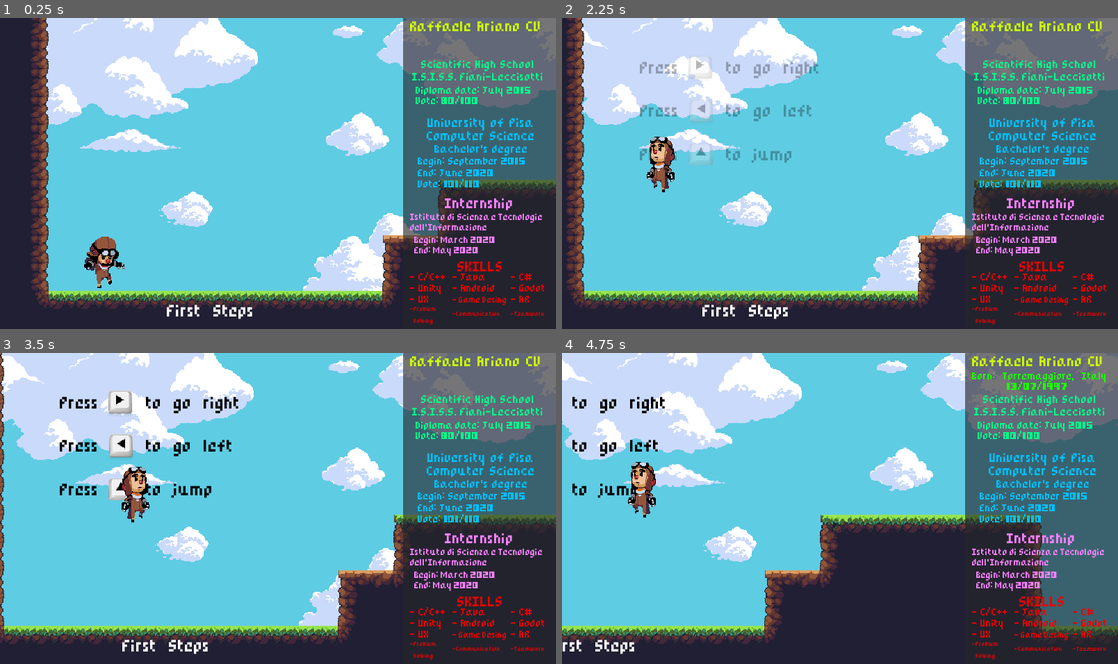
Above: before the commit, frames 1-4 (two rows, left to right).
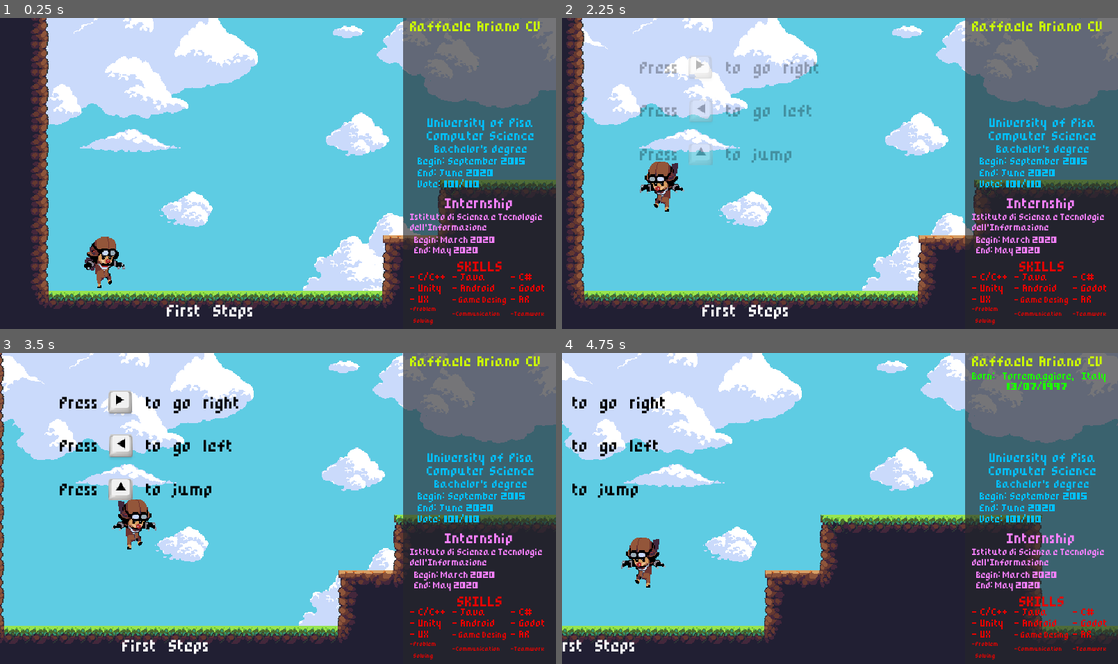
Above: after the commit, the same moments.

Repository: batraffo/cv_godot
Game: Godot game, scene res://World.tscn
Same seed, same stepped clock (60 frames per second), same inputs: the game is played once before the commit and once after it. Sound files missing from this copy of the repository are replaced by a short silence.
Inputs:
- Up to frame 1 (0.25 s): no input
- Up to frame 2 (2.25 s): tap Enter at 0.5, 2 s; hold Right (ui_right) 0.53-2.03 s; tap Up (ui_up) at 0.6, 0.77, 1.07, 1.52, 1.55, 1.82, 2.1 s; tap Space (hadoken) at 1.35 s; hold Left (ui_left) from 2.03 s (still down)
- Up to frame 3 (3.5 s): tap Enter at 2.75 s; release Left (ui_left) at 2.78 s; hold Right (ui_right) from 2.78 s (still down); tap Space (hadoken) at 2.85 s; tap Up (ui_up) at 3.02, 3.05, 3.32 s
- Up to frame 4 (4.75 s): tap Enter at 3.5, 4.25 s; tap Up (ui_up) at 3.6, 3.77, 4.07, 4.52, 4.55 s; release Right (ui_right) at 4.28 s; hold Left (ui_left) from 4.28 s (still down); tap Space (hadoken) at 4.35 s

The runs differ from the first frame. In frame 1, 0.9% of the frame differs, in the area x 74-98%, y 13-28%; in frame 2, 1.8%; in frame 3, 1.8%; in frame 4, 2.1%, in the area x 10-98%, y 13-76%.

Commit message:
I have to pick up the Physics Book to be able to do double jumps

Diff:
--- a/World.gd
+++ b/World.gd
@@ -1,10 +1,12 @@
 extends Node2D
 
 onready var computer = get_node("Computer")
+onready var school = get_node("HighSchool")
 
 # Called when the node enters the scene tree for the first time.
 func _ready():
 	computer.connect("body_entered", self, "_spawn_headband")
+	school.connect("body_entered", self, "_spawn_book")
 
 
 func _spawn_headband(body):
@@ -13,10 +15,20 @@
 		$Headband.show()
 		computer.disconnect("body_entered", self, "_spawn_headband")
 
-
+func _spawn_book(body):
+	if body.is_in_group("player"):
+		$Book.show()
+		school.disconnect("body_entered", self, "_spawn_book")
 
 func _on_Headband_body_entered(body):
 	if body.is_in_group("player"):
 		$Headband.hide()
 		$Headband/AudioStreamPlayer2D.play()
 		$AnimationPlayer.play("TutorialFade2")
+
+
+func _on_Book_body_entered(body):
+	if body.is_in_group("player"):
+		$Book.hide()
+		$Book/AudioStreamPlayer2D.play()
+		$AnimationPlayer.play("TutorialFade3")
--- a/World.tscn
+++ b/World.tscn
@@ -11,6 +11,8 @@
 [ext_resource path="res://assets/Sprites/keys/Space.png" type="Texture" id=9]
 [ext_resource path="res://assets/Sprites/keys/Keyboard keys (transparent).png" type="Texture" id=10]
 [ext_resource path="res://tile/JungleTileSet.tres" type="TileSet" id=11]
+[ext_resource path="res://objects/HighSchool.tscn" type="PackedScene" id=12]
+[ext_resource path="res://objects/Book.tscn" type="PackedScene" id=13]
 
 [sub_resource type="DynamicFont" id=1]
 font_data = ExtResource( 5 )
@@ -62,8 +64,41 @@
 "values": [ Color( 1, 1, 1, 0 ), Color( 1, 1, 1, 1 ) ]
 }
 
+[sub_resource type="Animation" id=5]
+resource_name = "TutorialFade3"
+length = 1.5
+tracks/0/type = "value"
+tracks/0/path = NodePath("JustTutorialThings/Label4:modulate")
+tracks/0/interp = 1
+tracks/0/loop_wrap = true
+tracks/0/imported = false
+tracks/0/enabled = true
+tracks/0/keys = {
+"times": PoolRealArray( 0, 1.5 ),
+"transitions": PoolRealArray( 1, 1 ),
+"update": 0,
+"values": [ Color( 1, 1, 1, 0 ), Color( 1, 1, 1, 1 ) ]
+}
+tracks/1/type = "value"
+tracks/1/path = NodePath("JustTutorialThings/Up2:modulate")
+tracks/1/interp = 1
+tracks/1/loop_wrap = true
+tracks/1/imported = false
+tracks/1/enabled = true
+tracks/1/keys = {
+"times": PoolRealArray( 0, 1.5 ),
+"transitions": PoolRealArray( 1, 1 ),
+"update": 0,
+"values": [ Color( 1, 1, 1, 0 ), Color( 1, 1, 1, 1 ) ]
+}
+
 [node name="World" type="Node2D"]
 script = ExtResource( 7 )
+
+[node name="Book" parent="." instance=ExtResource( 13 )]
+visible = false
+position = Vector2( 3166, 29 )
+scale = Vector2( 0.5, 0.5 )
 
 [node name="Headband" parent="." instance=ExtResource( 8 )]
 visible = false
@@ -73,6 +108,9 @@
 [node name="Computer" parent="." instance=ExtResource( 6 )]
 position = Vector2( 1500, 35 )
 scale = Vector2( 1.5, 1.5 )
+
+[node name="HighSchool" parent="." instance=ExtResource( 12 )]
+position = Vector2( 2971, -16 )
 
 [node name="JustTutorialThings" type="Node2D" parent="."]
 modulate = Color( 1, 1, 1, 0 )
@@ -102,8 +140,8 @@
 }
 
 [node name="Up2" type="Sprite" parent="JustTutorialThings"]
-visible = false
-position = Vector2( 1440, -204 )
+modulate = Color( 1, 1, 1, 0 )
+position = Vector2( 3272, -66 )
 texture = ExtResource( 10 )
 vframes = 4
 hframes = 8
@@ -158,22 +196,21 @@
 margin_bottom = -66.0
 custom_fonts/font = SubResource( 1 )
 custom_colors/font_color = Color( 0, 0, 0, 1 )
-text = "Press       to shoot fireball!"
+text = "Press       to shoot fireballs!"
 __meta__ = {
 "_edit_use_anchors_": false
 }
 
 [node name="Label4" type="Label" parent="JustTutorialThings"]
-visible = false
-margin_left = 1369.0
-margin_top = -208.0
-margin_right = 1717.0
-margin_bottom = -191.0
+modulate = Color( 1, 1, 1, 0 )
+margin_left = 3200.0
+margin_top = -66.0
+margin_right = 3548.0
+margin_bottom = -49.0
 custom_fonts/font = SubResource( 1 )
 custom_colors/font_color = Color( 0, 0, 0, 1 )
 text = "Press    in midair to double-jump"
 __meta__ = {
-"_edit_lock_": true,
 "_edit_use_anchors_": false
 }
 
@@ -233,6 +270,17 @@
 margin_bottom = 97.0
 custom_fonts/font = SubResource( 2 )
 text = "Middle School"
+__meta__ = {
+"_edit_use_anchors_": false
+}
+
+[node name="Label5" type="Label" parent="Storytelling"]
+margin_left = 2914.0
+margin_top = 80.0
+margin_right = 3046.0
+margin_bottom = 97.0
+custom_fonts/font = SubResource( 2 )
+text = "High School"
 __meta__ = {
 "_edit_use_anchors_": false
 }
@@ -260,5 +308,9 @@
 [node name="AnimationPlayer" type="AnimationPlayer" parent="."]
 anims/TutorialFade = SubResource( 3 )
 anims/TutorialFade2 = SubResource( 4 )
+anims/TutorialFade3 = SubResource( 5 )
+[connection signal="body_entered" from="Book" to="Player" method="_on_Book_body_entered"]
+[connection signal="body_entered" from="Book" to="." method="_on_Book_body_entered"]
+[connection signal="body_entered" from="Headband" to="Player" method="_on_Headband_body_entered"]
 [connection signal="body_entered" from="Headband" to="." method="_on_Headband_body_entered"]
-[connection signal="body_entered" from="Headband" to="Player" method="_on_Headband_body_entered"]
+[connection signal="body_entered" from="HighSchool" to="Player" method="_on_HighSchool_body_entered"]
--- a/characters/Player.gd
+++ b/characters/Player.gd
@@ -17,6 +17,7 @@
 var canIShotHadoken=false
 var playerHit = false
 var enemyPosition = 0.0
+var canIDoubleJump = false
 
 func _ready():
 	var sprite = get_node("Sprite")
@@ -64,7 +65,7 @@
 			else:
 				if Input.is_action_just_pressed("ui_up"):
 
-					if(secondJump):
+					if(secondJump && canIDoubleJump):
 						secondJump=false
 						motion.y=JUMP_HEIGHT/1.5
 						$JumpEffect.play()
@@ -138,3 +139,13 @@
 func _on_Headband_body_entered(body):
 	if(body.is_in_group("player")):
 		canIShotHadoken=true
+
+
+func _on_HighSchool_body_entered(body):
+	if(body.is_in_group("player")):
+		$AnimationPlayer.play("HighSchoolBlink")
+
+
+func _on_Book_body_entered(body):
+	if(body.is_in_group("player")):
+		canIDoubleJump =true
--- a/characters/Player.tscn
+++ b/characters/Player.tscn
@@ -20,15 +20,15 @@
 
 [sub_resource type="SpriteFrames" id=1]
 animations = [ {
+"frames": [ ExtResource( 4 ), ExtResource( 9 ), ExtResource( 10 ), ExtResource( 5 ), ExtResource( 7 ), ExtResource( 8 ) ],
+"loop": true,
+"name": "Run",
+"speed": 10.0
+}, {
 "frames": [ ExtResource( 1 ) ],
 "loop": true,
 "name": "Idle",
 "speed": 5.0
-}, {
-"frames": [ ExtResource( 4 ), ExtResource( 9 ), ExtResource( 10 ), ExtResource( 5 ), ExtResource( 7 ), ExtResource( 8 ) ],
-"loop": true,
-"name": "Run",
-"speed": 10.0
 }, {
 "frames": [ ExtResource( 15 ), ExtResource( 3 ), ExtResource( 15 ), ExtResource( 3 ), ExtResource( 15 ), ExtResource( 3 ) ],
 "loop": false,
@@ -139,23 +139,6 @@
 }
 
 [sub_resource type="Animation" id=18]
-resource_name = "HighDateBlink"
-length = 1.8
-step = 0.2
-tracks/0/type = "value"
-tracks/0/path = NodePath("Camera2D/CanvasLayer/Control/Panel/GridContainer/HighDate:self_modulate")
-tracks/0/interp = 1
-tracks/0/loop_wrap = true
-tracks/0/imported = false
-tracks/0/enabled = true
-tracks/0/keys = {
-"times": PoolRealArray( 0, 0.2, 0.4, 0.6, 0.8, 1, 1.2, 1.4, 1.6, 1.8 ),
-"transitions": PoolRealArray( 1, 1, 1, 1, 1, 1, 1, 1, 1, 1 ),
-"update": 1,
-"values": [ Color( 1, 1, 1, 0 ), Color( 1, 1, 1, 1 ), Color( 1, 1, 1, 0 ), Color( 1, 1, 1, 1 ), Color( 1, 1, 1, 0 ), Color( 1, 1, 1, 1 ), Color( 1, 1, 1, 0 ), Color( 1, 1, 1, 1 ), Color( 1, 1, 1, 0 ), Color( 1, 1, 1, 1 ) ]
-}
-
-[sub_resource type="Animation" id=19]
 length = 1.8
 step = 0.2
 tracks/0/type = "value"
@@ -170,8 +153,20 @@
 "update": 1,
 "values": [ Color( 1, 1, 1, 0 ), Color( 1, 1, 1, 1 ), Color( 1, 1, 1, 0 ), Color( 1, 1, 1, 1 ), Color( 1, 1, 1, 0 ), Color( 1, 1, 1, 1 ), Color( 1, 1, 1, 0 ), Color( 1, 1, 1, 1 ), Color( 1, 1, 1, 0 ), Color( 1, 1, 1, 1 ) ]
 }
-
-[sub_resource type="Animation" id=20]
+tracks/1/type = "value"
+tracks/1/path = NodePath("Camera2D/CanvasLayer/Control/Panel/GridContainer/HighDate:self_modulate")
+tracks/1/interp = 1
+tracks/1/loop_wrap = true
+tracks/1/imported = false
+tracks/1/enabled = true
+tracks/1/keys = {
+"times": PoolRealArray( 0, 0.2, 0.4, 0.6, 0.8, 1, 1.2, 1.4, 1.6, 1.8 ),
+"transitions": PoolRealArray( 1, 1, 1, 1, 1, 1, 1, 1, 1, 1 ),
+"update": 1,
+"values": [ Color( 1, 1, 1, 0 ), Color( 1, 1, 1, 1 ), Color( 1, 1, 1, 0 ), Color( 1, 1, 1, 1 ), Color( 1, 1, 1, 0 ), Color( 1, 1, 1, 1 ), Color( 1, 1, 1, 0 ), Color( 1, 1, 1, 1 ), Color( 1, 1, 1, 0 ), Color( 1, 1, 1, 1 ) ]
+}
+
+[sub_resource type="Animation" id=19]
 resource_name = "InternshipBlink"
 length = 1.8
 step = 0.2
@@ -360,6 +355,7 @@
 	     13/07/1997"
 
 [node name="HighSchool" type="Label" parent="Camera2D/CanvasLayer/Control/Panel/GridContainer"]
+self_modulate = Color( 1, 1, 1, 0 )
 margin_top = 50.0
 margin_right = 163.0
 margin_bottom = 77.0
@@ -370,6 +366,7 @@
 align = 1
 
 [node name="HighDate" type="Label" parent="Camera2D/CanvasLayer/Control/Panel/GridContainer"]
+self_modulate = Color( 1, 1, 1, 0 )
 margin_top = 82.0
 margin_right = 163.0
 margin_bottom = 107.0
@@ -645,13 +642,12 @@
 
 [node name="AnimationPlayer" type="AnimationPlayer" parent="."]
 anims/BornFading = SubResource( 17 )
-anims/HighDateBlink = SubResource( 18 )
-anims/HighSchoolBlink = SubResource( 19 )
-anims/InternshipBlink = SubResource( 20 )
-anims/PisaBlink = SubResource( 21 )
-anims/PisaEndBlink = SubResource( 22 )
-anims/PlayerHit = SubResource( 23 )
-anims/SkillTitleBlink = SubResource( 24 )
+anims/HighSchoolBlink = SubResource( 18 )
+anims/InternshipBlink = SubResource( 19 )
+anims/PisaBlink = SubResource( 20 )
+anims/PisaEndBlink = SubResource( 21 )
+anims/PlayerHit = SubResource( 22 )
+anims/SkillTitleBlink = SubResource( 23 )
 
 [node name="JumpEffect" type="AudioStreamPlayer2D" parent="."]
 stream = ExtResource( 14 )
--- /dev/null
+++ b/objects/Book.tscn
@@ -0,0 +1,9 @@
+[gd_scene load_steps=3 format=2]
+
+[ext_resource path="res://objects/Headband.tscn" type="PackedScene" id=1]
+[ext_resource path="res://assets/Sprites/things/book.png" type="Texture" id=2]
+
+[node name="Book" instance=ExtResource( 1 )]
+
+[node name="Sprite" parent="." index="0"]
+texture = ExtResource( 2 )
--- /dev/null
+++ b/objects/HighSchool.gd
@@ -0,0 +1,21 @@
+extends Area2D
+
+
+const SCORE_SCENE=preload("res://ui/WritingScore.tscn")
+
+# Called when the node enters the scene tree for the first time.
+func _ready():
+	pass # Replace with function body.
+
+
+# Called every frame. 'delta' is the elapsed time since the previous frame.
+#func _process(delta):
+#	pass
+
+func _on_HighSchool_body_entered(body):
+	if(self.get_tree().get_nodes_in_group("score").size() < 1):
+		if body.is_in_group("player"):
+			var score = SCORE_SCENE.instance()
+			score.get_node("Label").text= "+ Mathematics Knowledge\n+ Physics Knowledge"
+			score.get_node("Label").get_font("font").size= 16
+			self.add_child(score)
--- a/objects/HighSchool.tscn
+++ b/objects/HighSchool.tscn
@@ -1,3 +1,19 @@
-[gd_scene format=2]
+[gd_scene load_steps=4 format=2]
+
+[ext_resource path="res://assets/Sprites/things/pseudoSchool.png" type="Texture" id=1]
+[ext_resource path="res://objects/HighSchool.gd" type="Script" id=2]
+
+[sub_resource type="RectangleShape2D" id=1]
+extents = Vector2( 80, 70 )
 
 [node name="HighSchool" type="Area2D"]
+script = ExtResource( 2 )
+
+[node name="Sprite" type="Sprite" parent="."]
+scale = Vector2( 2, 2 )
+texture = ExtResource( 1 )
+
+[node name="CollisionShape2D" type="CollisionShape2D" parent="."]
+position = Vector2( 0, 10 )
+shape = SubResource( 1 )
+[connection signal="body_entered" from="." to="." method="_on_HighSchool_body_entered"]
Not shown: 1 places in World.tscn that only renumber resources
Binary file removed: assets/Sprites/country-platform-back.png
Binary file added: assets/Sprites/things/book.png
Not shown, changed: assets/Sprites/things/book.png.import
Binary file added: assets/Sprites/things/pseudoSchool.png
Not shown, changed: assets/Sprites/things/pseudoSchool.png.import
Binary file removed: assets/Sprites/tree.png
Not shown: 5 places in characters/Player.tscn that only renumber resources
